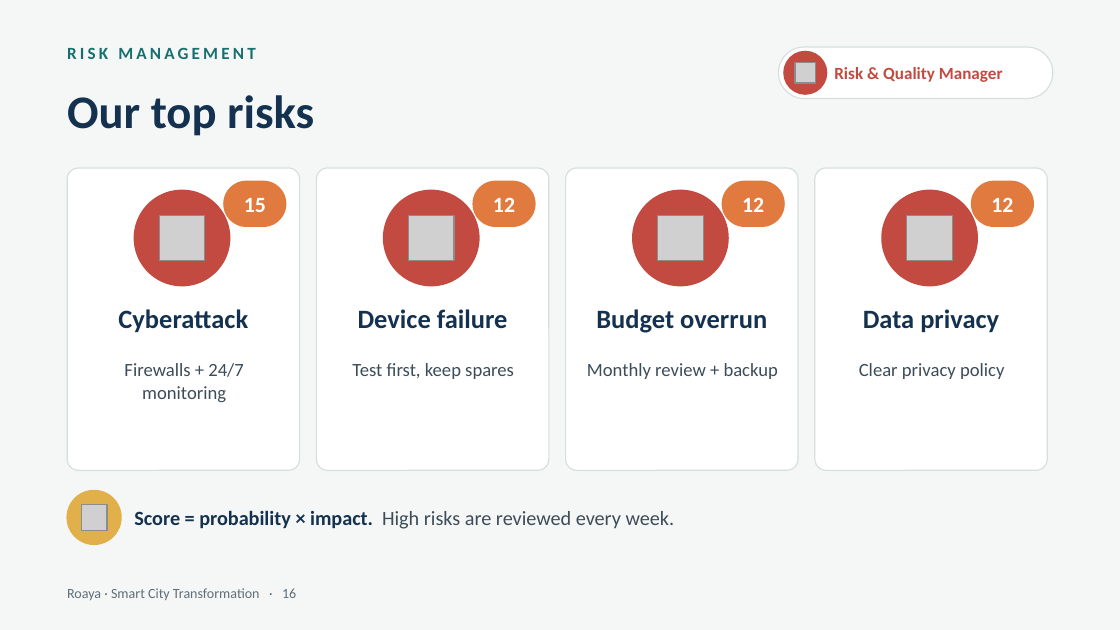
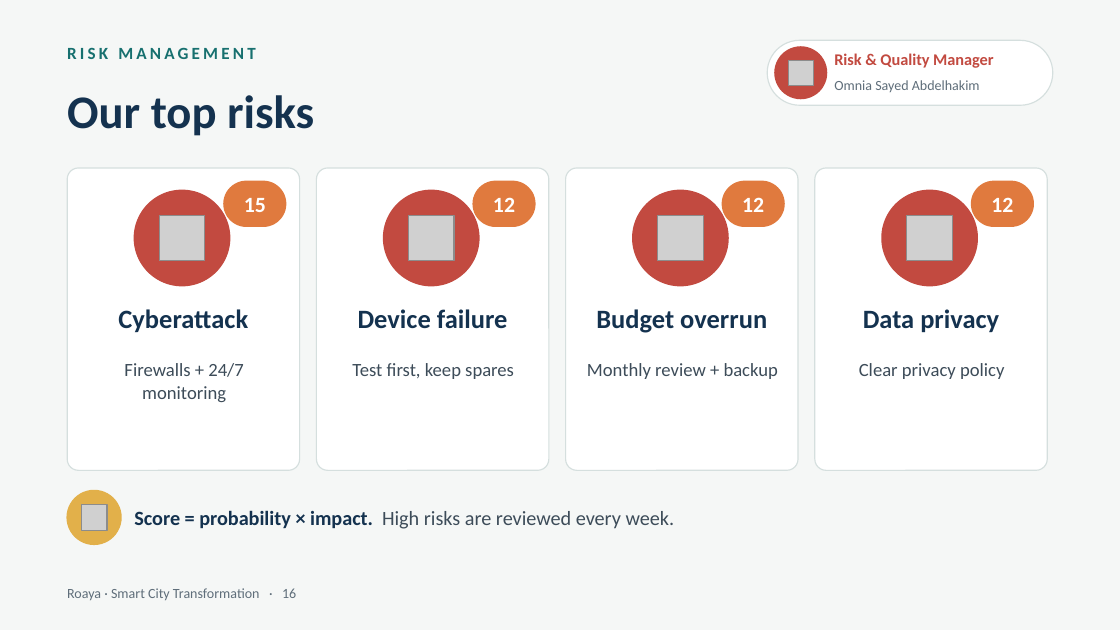
Before and after one commit to RahmaOshba/RahmaOshba, a slide deck: slide 16 of Roaya_Final/Roaya_Final_Presentation.pptx. Drawn at 1120x630 pixels with LibreOffice and Linux fonts; fonts in the diff are those of the drawing; grey boxes stand for pictures. Boxes give left, top, right and bottom in pixels: in the first picture for what was removed or moved away, otherwise in the second. Text is boxed around its words. In the diff, an @@ line names an element or a change of style, - is before the commit and + after.

```diff
--- a/Roaya_Final/Roaya_Final_Presentation.pptx
+++ b/Roaya_Final/Roaya_Final_Presentation.pptx
@@ rounded rectangle: place and size @@
-rounded rectangle at bbox=[778, 47, 1053, 99]
+rounded rectangle at bbox=[767, 40, 1053, 105]
@@ ellipse: place and size @@
-ellipse at bbox=[784, 52, 827, 94]
+ellipse at bbox=[775, 47, 827, 99]
@@ text "Risk & Quality Manager" at bbox=[834, 53, 993, 68]: size 11 to 10.5 pt @@
@@ picture: place and size @@
-picture at bbox=[795, 63, 815, 83]
+picture at bbox=[788, 60, 813, 85]
@@ text added at bbox=[834, 80, 980, 92], 9 pt, text #5F6E7A @@
+Omnia Sayed Abdelhakim
```
Also in this commit, not shown: 21 other slides changed, 4 other files.
